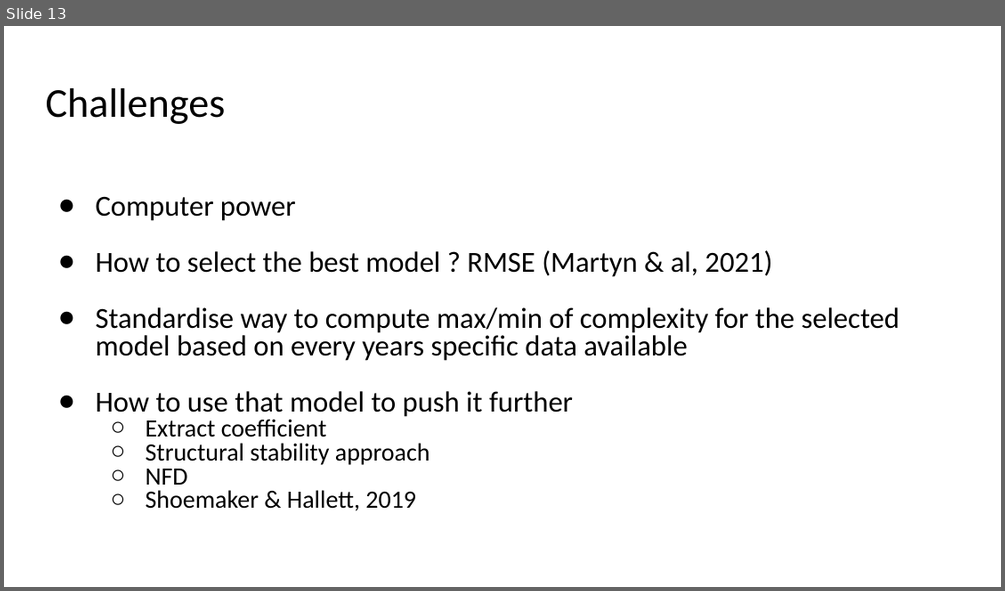
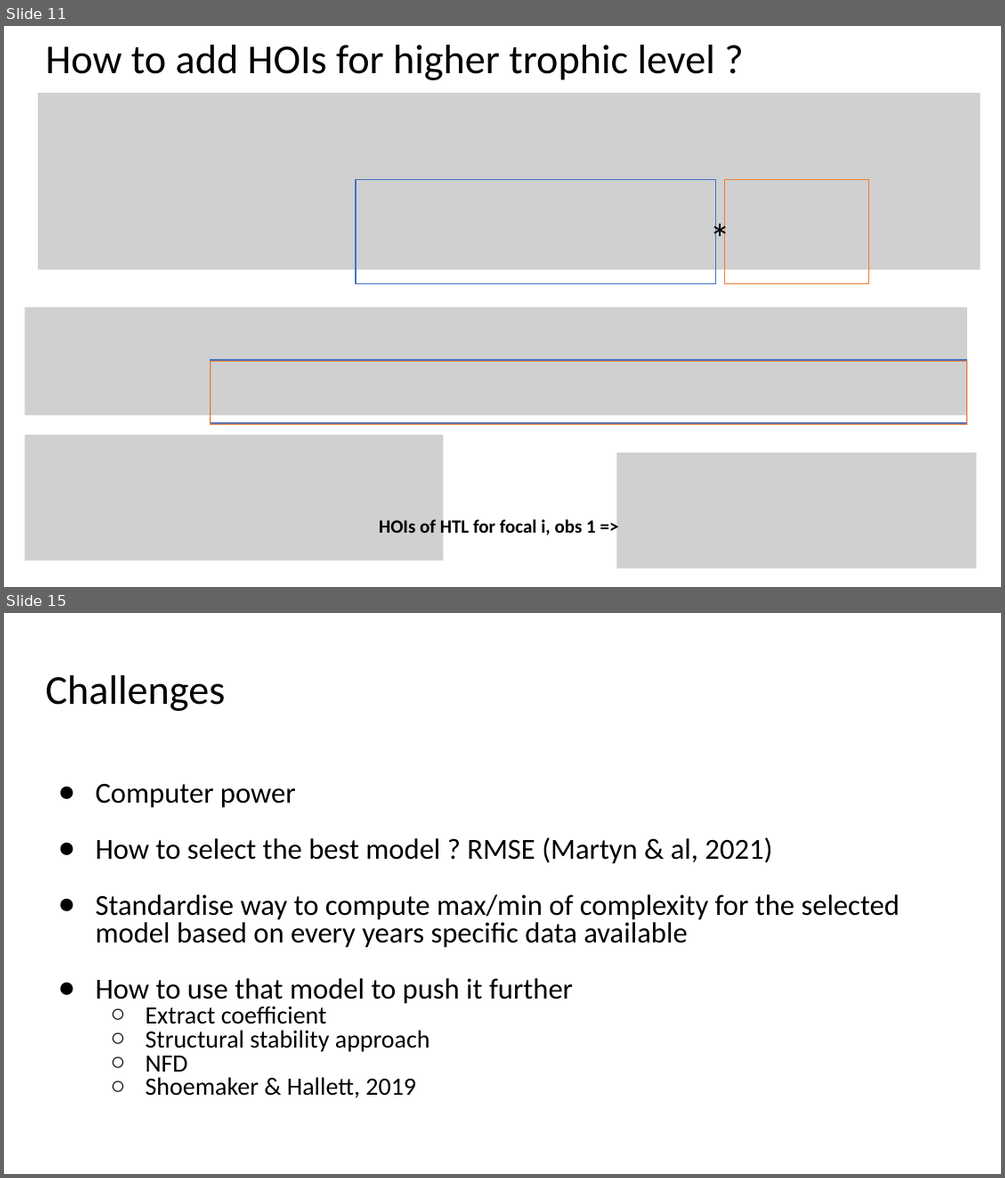
Before and after one commit to Buchel9844/Complexity_Caracoles, a slide deck: relatedocuments/Complexity.pptx. Shown one above the other, each under a label of ours: slide 13 before the commit, slides 11 and 15 after it; the slides between them are not shown. The pictures are 1005x591 and 1005x1178 pixels, drawn with LibreOffice and Linux fonts; fonts in the diff are those of the drawing; grey boxes stand for pictures. Boxes give left, top, right and bottom in pixels: in the first picture for what was removed or moved away, otherwise in the second. Text is boxed around its words. In the diff, an @@ line names an element or a change of style, - is before the commit and + after.

```diff
--- a/relatedocuments/Complexity.pptx
+++ b/relatedocuments/Complexity.pptx
@@ slide 11 added at (4, 26, 1001, 587), background #FFFFFF @@
@@ title added at (46, 45, 715, 80), 39.6 pt, text #000000 @@
+How to add HOIs for higher trophic level ?
@@ picture added at (38, 93, 979, 269) @@
@@ rectangle added at (356, 180, 715, 284), outline #4472C4 1 pt @@
@@ rectangle added at (725, 180, 868, 284), outline #ED7D31 1 pt @@
@@ text added at (703, 208, 738, 266), 40 pt, text #000000 @@
+*
@@ picture added at (25, 307, 967, 416) @@
@@ rectangle added at (210, 361, 967, 423), outline #4472C4 1 pt @@
@@ rectangle added at (210, 361, 967, 424), outline #ED7D31 1 pt @@
@@ picture added at (25, 435, 444, 560) @@
@@ picture added at (617, 452, 977, 568) @@
@@ text added at (379, 516, 596, 538), 18 pt, text #000000, bold @@
+HOIs of HTL for focal i, obs 1 =>
@@ what was slide 13 is now slide 15 @@
```
Also in this commit, not shown: 1 slide changed, 1 other slide added, 5 other files.
